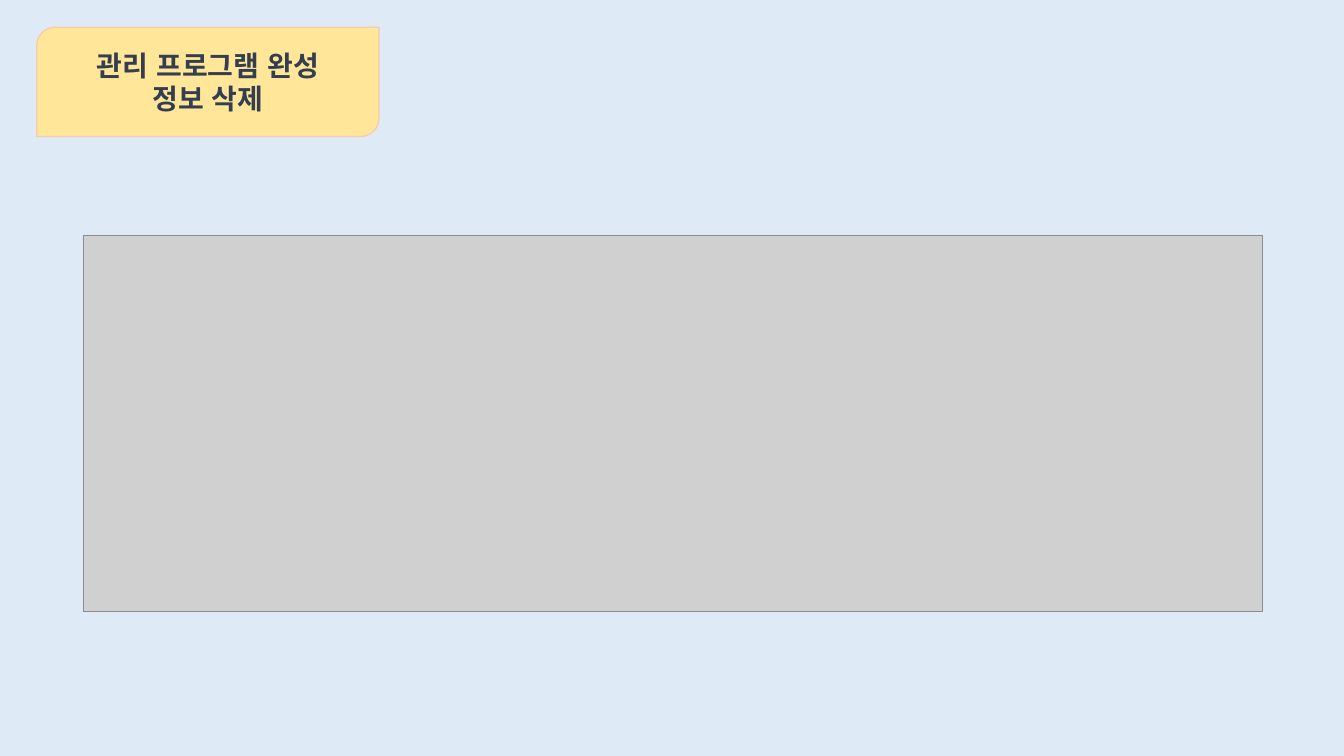
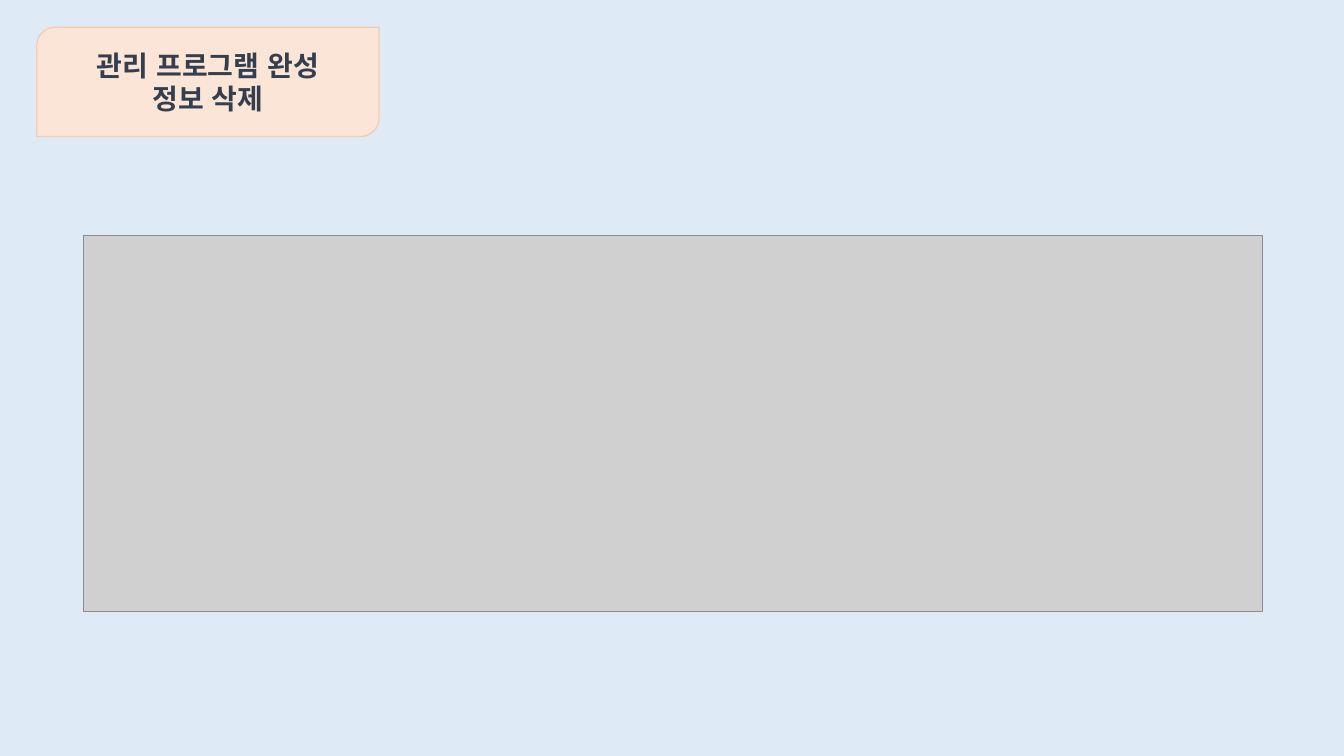
Before and after one commit to limjh0513/DGSW_studentsmanage, a slide deck: slide 12 of 자료구조.pptx. Drawn at 1344x756 pixels with LibreOffice and Linux fonts; fonts in the diff are those of the drawing; grey boxes stand for pictures. Boxes give left, top, right and bottom in pixels: in the first picture for what was removed or moved away, otherwise in the second. Text is boxed around its words. In the diff, an @@ line names an element or a change of style, - is before the commit and + after.

```diff
--- a/자료구조.pptx
+++ b/자료구조.pptx
@@ round diag rect "관리 프로그램 완성" at (36, 27, 379, 136): fill #FFE699 to #FBE5D6 @@
```
Also in this commit, not shown: 12 other slides changed, 1 slide removed.
